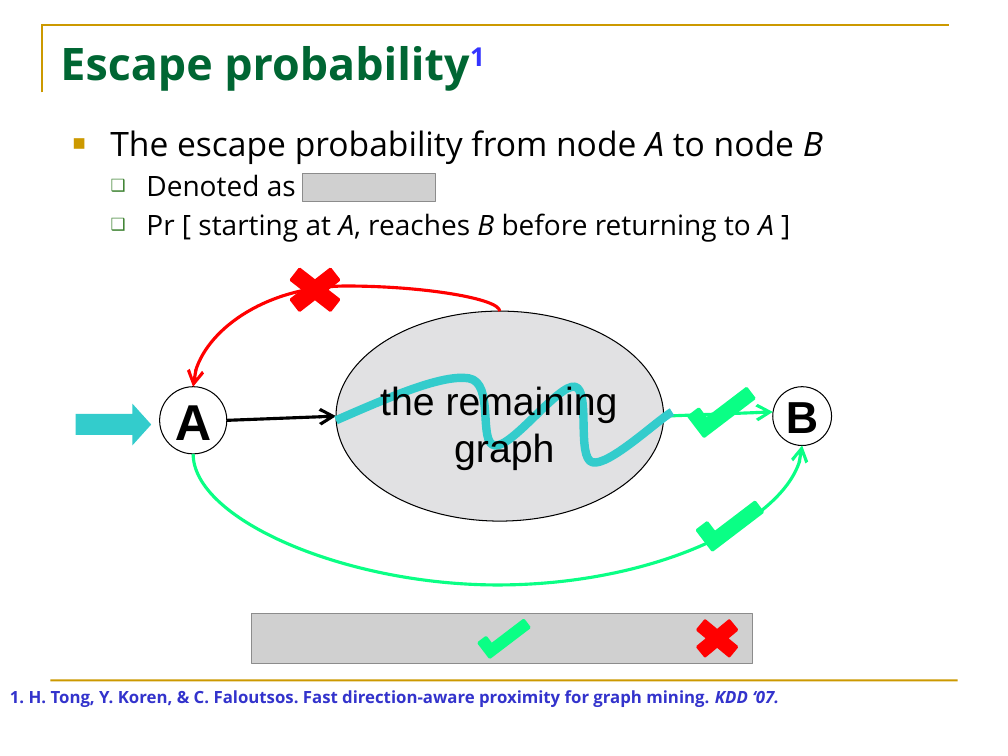
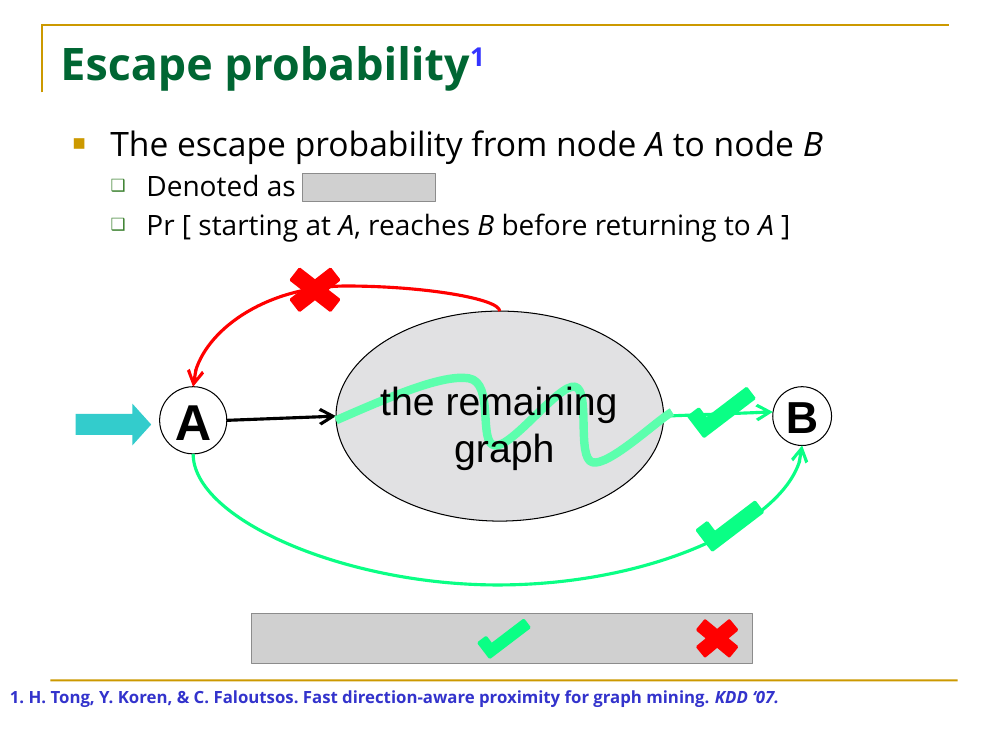
Before and after one commit to HuanSGT/rw-dir-prox, a slide deck: slide 9 of rw-pdf.pptx. Drawn at 1008x756 pixels with LibreOffice and Linux fonts; fonts in the diff are those of the drawing; grey boxes stand for pictures. Boxes give left, top, right and bottom in pixels: in the first picture for what was removed or moved away, otherwise in the second. Text is boxed around its words. In the diff, an @@ line names an element or a change of style, - is before the commit and + after.

```diff
--- a/rw-pdf.pptx
+++ b/rw-pdf.pptx
@@ freeform shape at bbox=[336, 374, 671, 467]: outline #33CCCC 6 pt to #5CFFAD 6 pt @@
```
Also in this commit, not shown: 7 other slides changed, 5 other files.
